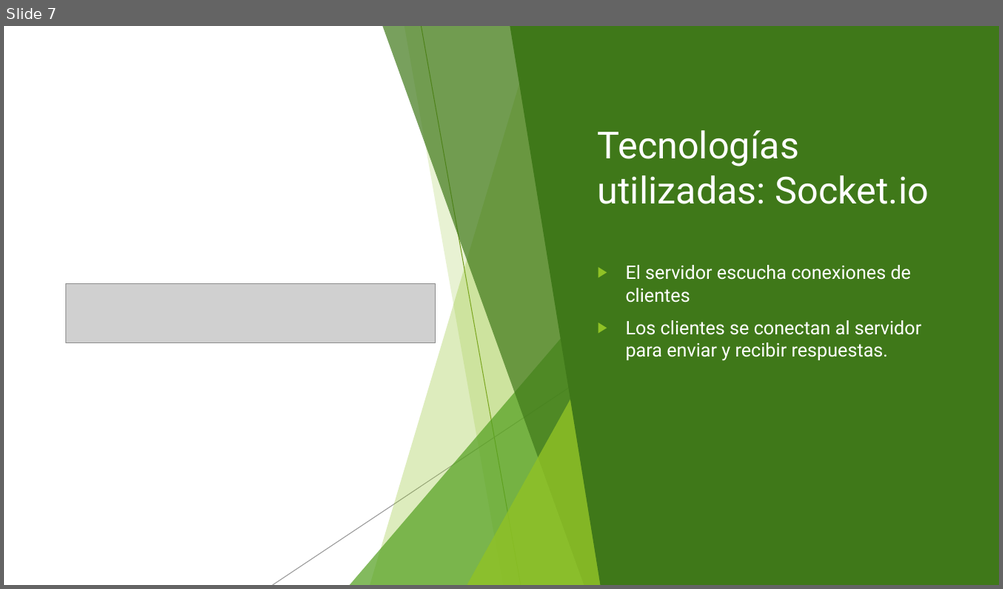
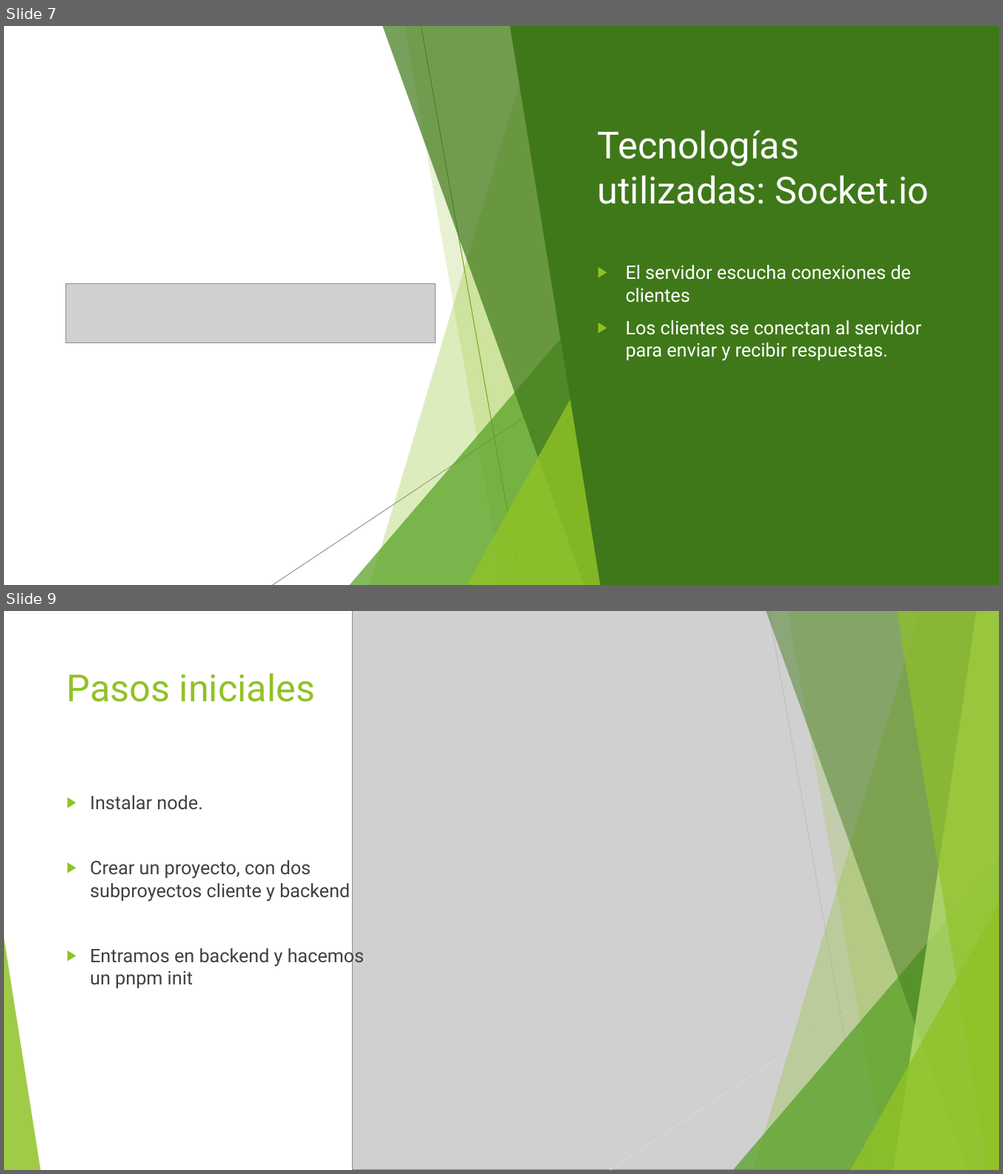
Before and after one commit to Lecre12/Comunicaciones, a slide deck: Documentacion/Instalación y configuración de servicios de mensajería instantánea.pptx. Shown one above the other, each under a label of ours: slide 7 before the commit, slides 7 and 9 after it; the slides between them are not shown. The pictures are 1003x589 and 1003x1174 pixels, drawn with LibreOffice and Linux fonts; fonts in the diff are those of the drawing; grey boxes stand for pictures. Boxes give left, top, right and bottom in pixels: in the first picture for what was removed or moved away, otherwise in the second. Text is boxed around its words. In the diff, an @@ line names an element or a change of style, - is before the commit and + after.

```diff
--- a/Documentacion/Instalación y configuración de servicios de mensajería instantánea.pptx
+++ b/Documentacion/Instalación y configuración de servicios de mensajería instantánea.pptx
@@ slide 9 added at [4,611,999,1170], background #FFFFFF; not listed: 8 template elements that a slide beside it also shows @@
@@ picture added at [353,611,999,1170] @@
@@ freeform shape added at [753,611,999,1170], fill #90C226 at 30% opacity @@
@@ freeform shape added at [765,611,999,1170], fill #3F7819 at 47% opacity @@
@@ line added from (768, 611) to (868, 1170), #BFBFBF 0.75 pt @@
@@ freeform shape added at [788,611,999,1170], fill #90C226 at 20% opacity @@
@@ freeform shape added at [893,611,999,1170], fill #C0E474 at 70% opacity @@
@@ freeform shape added at [896,611,999,1170], fill #90C226 at 65% opacity @@
@@ text added at [67,673,315,702], 36 pt, text #90C226 @@
+Pasos iniciales
@@ text added at [90,795,364,988], 18 pt, text #404040 @@
+▶ Instalar node.
+▶ Crear un proyecto, con dos subproyectos cliente y backend
+▶ Entramos en backend y hacemos un pnpm init
@@ triangle added at [733,860,999,1170], fill #54A021 at 72% opacity @@
@@ line added from (999, 911) to (610, 1170), #D9D9D9 0.75 pt @@
@@ triangle added at [850,904,999,1170], fill #90C226 at 80% opacity @@
```
Also in this commit, not shown: 3 other slides added, 5 other files.
